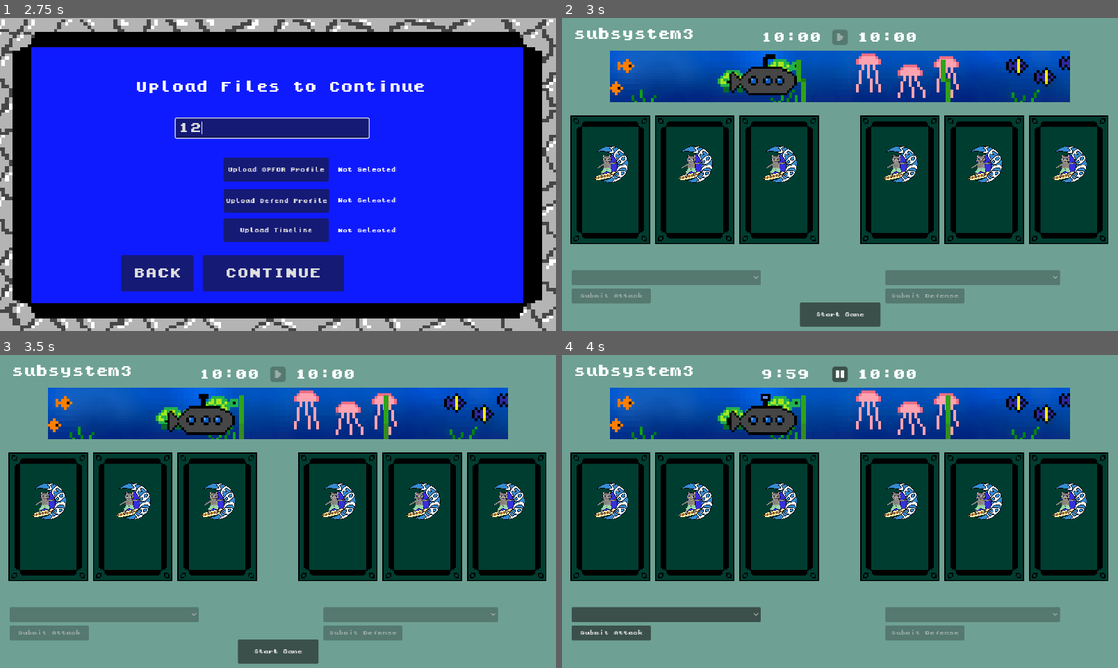
Above: before the commit, frames 1-4 (two rows, left to right).
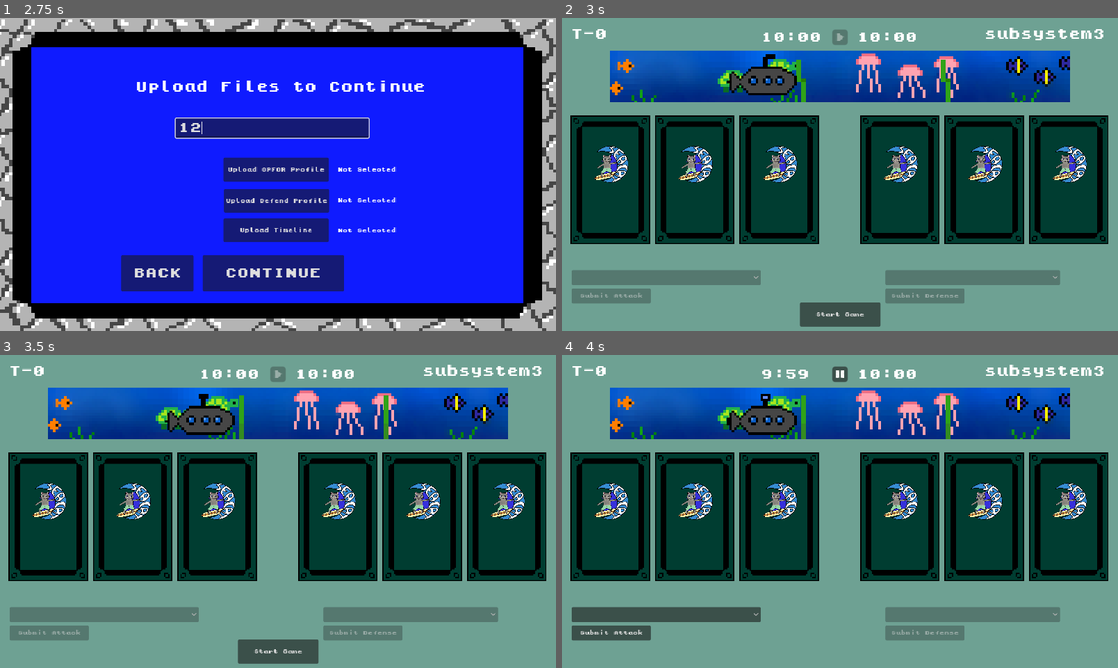
Above: after the commit, the same moments.

Repository: phan-andrew/demo3
Game: Godot game, scene res://game_scenes/start_screen/start_screen.tscn
Same seed, same stepped clock (60 frames per second), same inputs: the game is played once before the commit and once after it.
Inputs (mouse positions are in pixels of both pictures, inside the frame that each line leads up to):
- Up to frame 1 (2.75 s): click "Play" at 0.5 s; click "CONTINUE" at 1.25 s; click (272, 127) at 2.02 s; type "12" at 2.1 s
- Up to frame 2 (3 s): click "CONTINUE" at 2.75 s
- Up to frame 3 (3.5 s): no input
- Up to frame 4 (4 s): click "Start Game" at 3.5 s

Frame 1 is identical in both runs. In frame 2, 0.7% of the frame differs, in the area x 1-98%, y 3-8%; in frame 3, 0.7%; in frame 4, 0.7%.

Commit message:
T-0

Diff:
--- a/game_scenes/game_screen/timeline.tscn
+++ b/game_scenes/game_screen/timeline.tscn
@@ -211,9 +211,9 @@
 frame_progress = 0.402242
 
 [node name="timeline_label" type="Label" parent="."]
-offset_left = 24.0
+offset_left = 875.0
 offset_top = 28.0
-offset_right = 149.0
+offset_right = 1000.0
 offset_bottom = 54.0
 theme = ExtResource("7_unjkg")
 text = "lllll"
@@ -235,3 +235,11 @@
 animation = &"move"
 autoplay = "hover"
 frame_progress = 0.774695
+
+[node name="Label" type="Label" parent="."]
+offset_left = 18.0
+offset_top = 28.0
+offset_right = 93.0
+offset_bottom = 54.0
+theme = ExtResource("7_unjkg")
+text = "T-0"
Not shown: 2 places in game_scenes/game_screen/game_screen.tscn that only renumber resources
Not shown: 1 places in game_scenes/game_screen/timeline.tscn that only renumber resources
